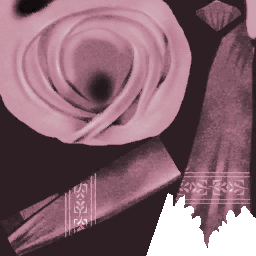
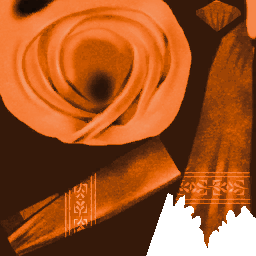
Two versions of the same layered image (256 × 256). Layer-by-layer changes:
pixels changed over [0, 0, 256, 256] (layer not identified)
